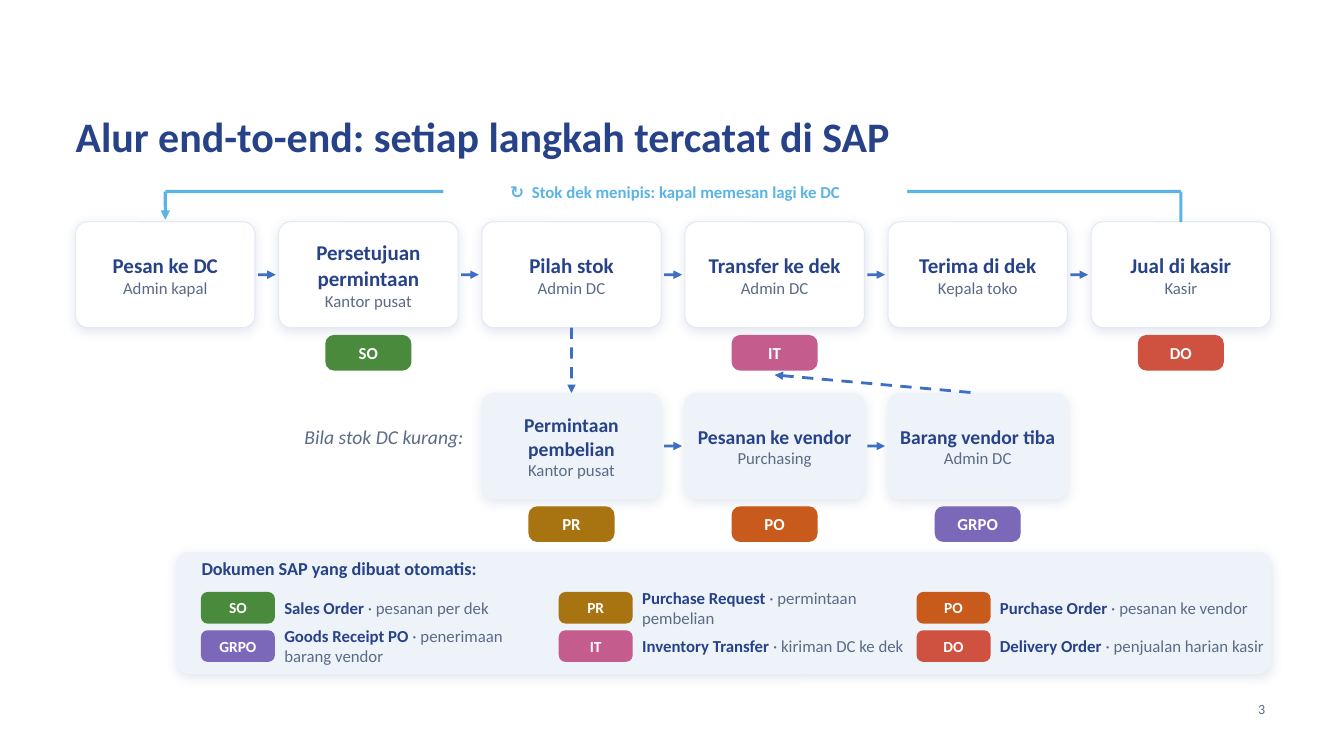
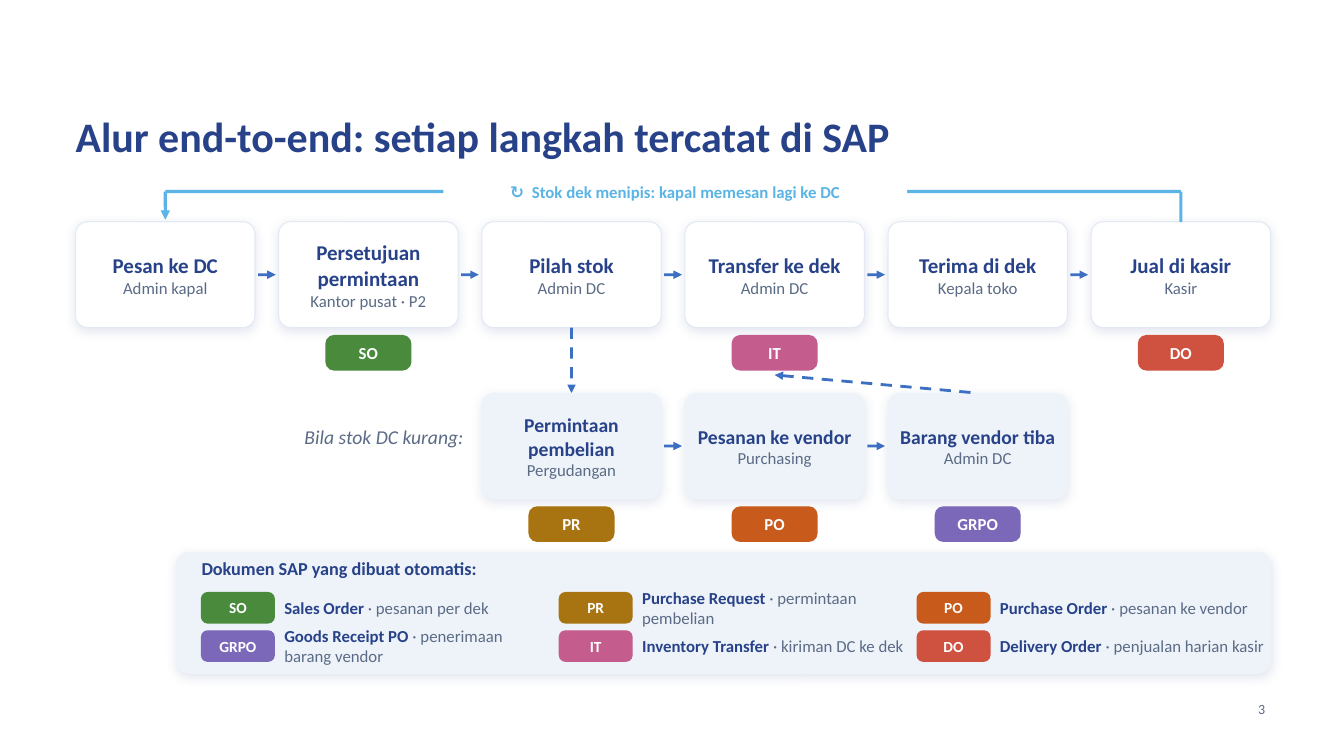
Before and after one commit to alfiandarmawan35/claude, a slide deck: slide 3 of docs/PID_POS_Paparan_Direksi_Template.pptx. Drawn at 1344x756 pixels with LibreOffice and Linux fonts; fonts in the diff are those of the drawing; background and template pictures are left out. Boxes give left, top, right and bottom in pixels: in the first picture for what was removed or moved away, otherwise in the second. Text is boxed around its words. In the diff, an @@ line names an element or a change of style, - is before the commit and + after.

```diff
--- a/docs/PID_POS_Paparan_Direksi_Template.pptx
+++ b/docs/PID_POS_Paparan_Direksi_Template.pptx
@@ text at (310,296,426,310): text changed @@
-Kantor pusat
+Kantor pusat · P2
@@ text at (527,464,616,479): text changed @@
-Kantor pusat
+Pergudangan
```
Also in this commit, not shown: 1 other slide changed, 1 other file.
